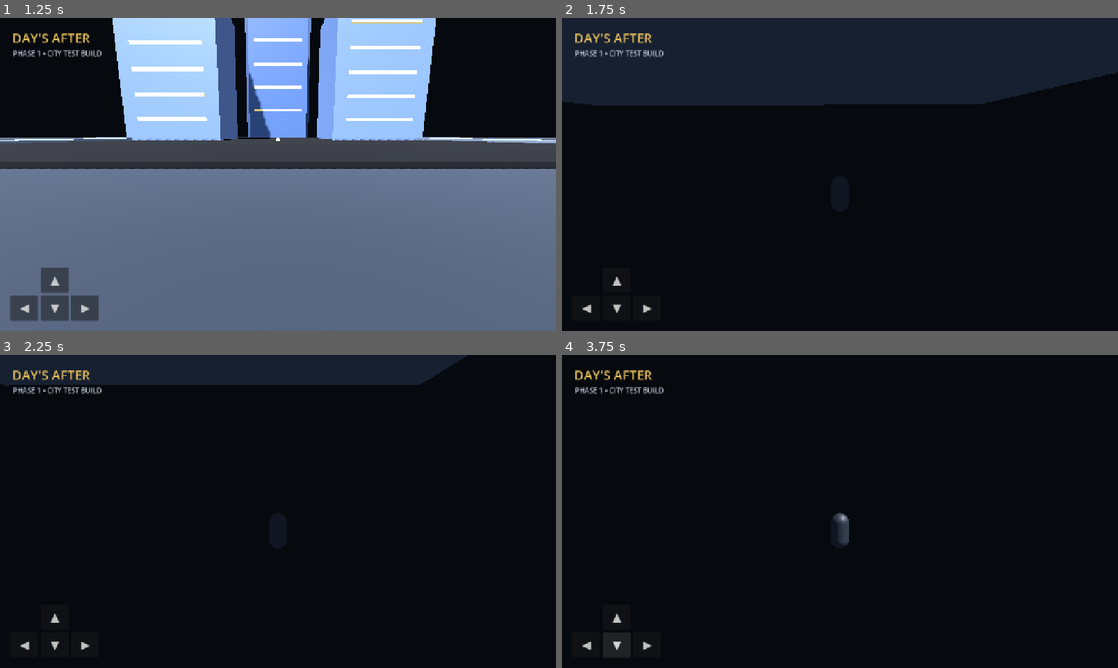
Above: before the commit, frames 1-4 (two rows, left to right).
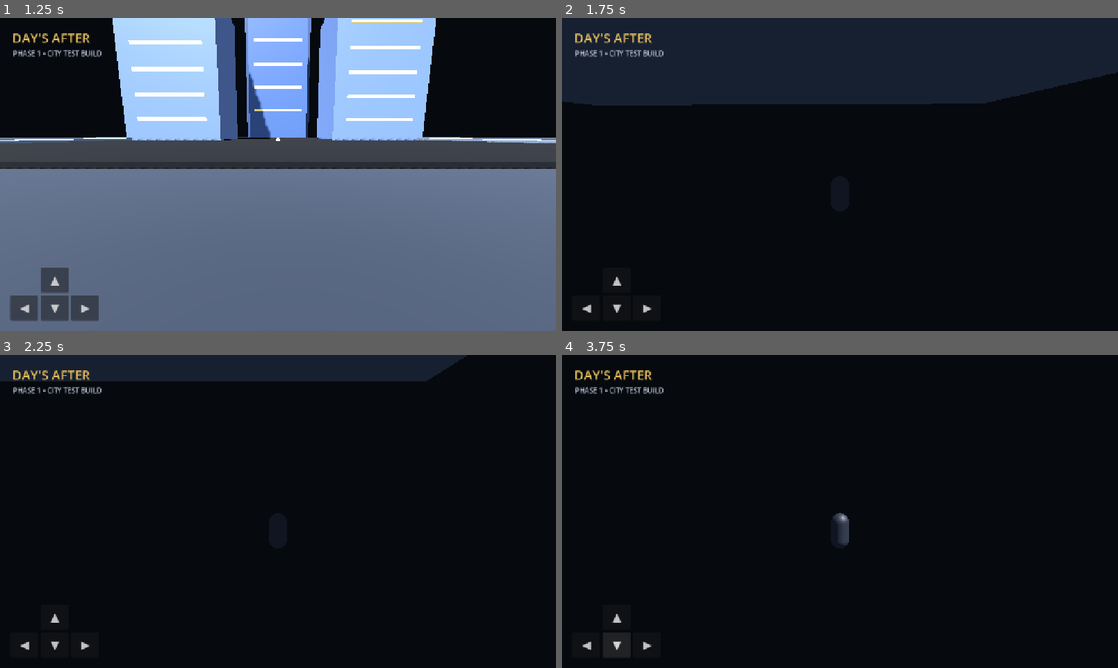
Above: after the commit, the same moments.

Repository: birdsin/Obitrend-Days-After-Godot
Game: Godot game, scene res://scenes/main.tscn
The game is run twice, just before and just after one commit, with the same random seed, the same clock (stepped at 60 frames per second) and the same inputs.
Inputs (mouse positions are in pixels of both pictures, inside the frame that each line leads up to):
- Up to frame 1 (1.25 s): click "START GAME" at 0.5 s
- Up to frame 2 (1.75 s): tap Enter at 1.25 s; move the mouse to (962, 158) at 1.27 s; hold D (move_right) from 1.28 s (still down); hold Shift from 1.28 s (still down); click (962, 158) at 1.42 s
- Up to frame 3 (2.25 s): release D (move_right) at 2 s; release Shift at 2 s; drag from (166, 527) to (250, 574) at 2.02 s
- Up to frame 4 (3.75 s): click "▲" at 2.75 s; click "▼" at 3.5 s

Frame 1 is identical in both runs. In frame 2, 0.1% of the frame differs, in the area x 23-76%, y 27-28%; in frame 3, 0.8%, in the area x 0-77%, y 8-10%; in frame 4, less than 0.1%.

Commit message:
Build Phase 1 sprint-ready player movement

Diff:
--- a/scripts/player.gd
+++ b/scripts/player.gd
@@ -1,10 +1,12 @@
 extends CharacterBody3D
 
 @export var speed := 5.0
+@export var sprint_speed := 7.5
 @export var gravity := 18.0
 @export var world_limit := 44.0
 
 var mobile_input := Vector2.ZERO
+var sprint_pressed := false
 
 func _ready() -> void:
     set_physics_process(false)
@@ -20,9 +22,12 @@
             mobile_input.x = -value
         "right":
             mobile_input.x = value
+        "sprint":
+            sprint_pressed = pressed
 
 func clear_mobile_input() -> void:
     mobile_input = Vector2.ZERO
+    sprint_pressed = false
 
 func _physics_process(delta: float) -> void:
     var keyboard_input := Input.get_vector("move_left", "move_right", "move_forward", "move_back")
@@ -31,8 +36,9 @@
 
     if direction.length() > 0.1:
         direction = direction.normalized()
-        velocity.x = direction.x * speed
-        velocity.z = direction.z * speed
+        var current_speed := sprint_speed if sprint_pressed or Input.is_key_pressed(KEY_SHIFT) else speed
+        velocity.x = direction.x * current_speed
+        velocity.z = direction.z * current_speed
         rotation.y = lerp_angle(rotation.y, atan2(-direction.x, -direction.z), delta * 8.0)
     else:
         velocity.x = move_toward(velocity.x, 0.0, speed * 8.0 * delta)
